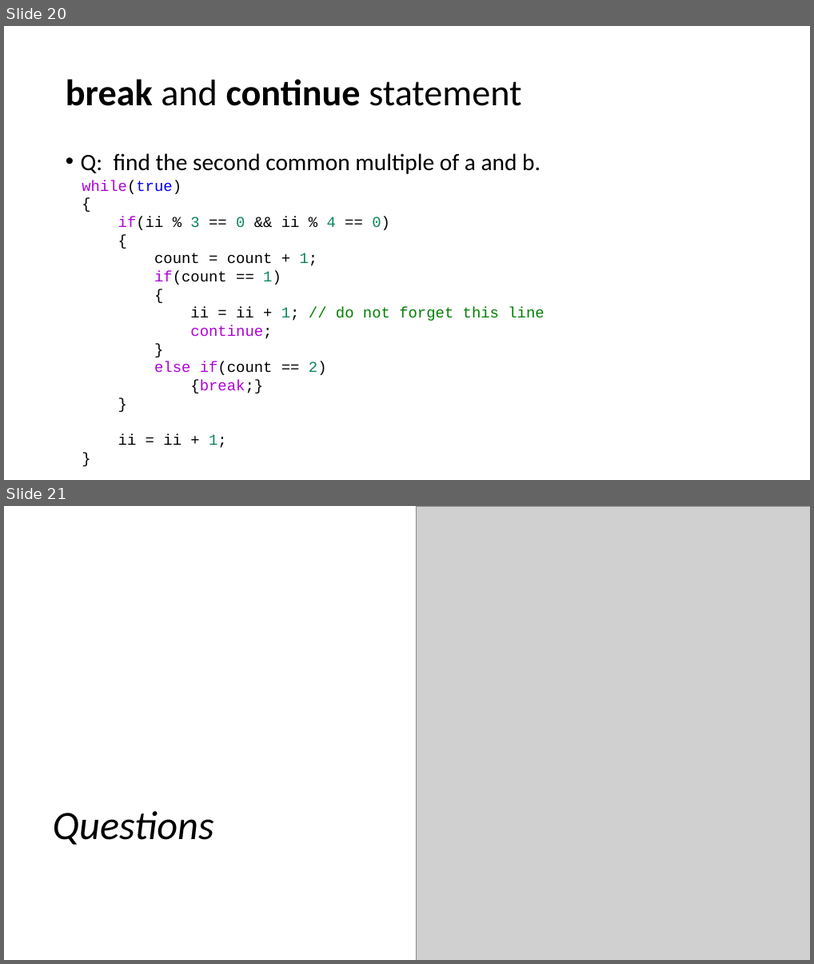
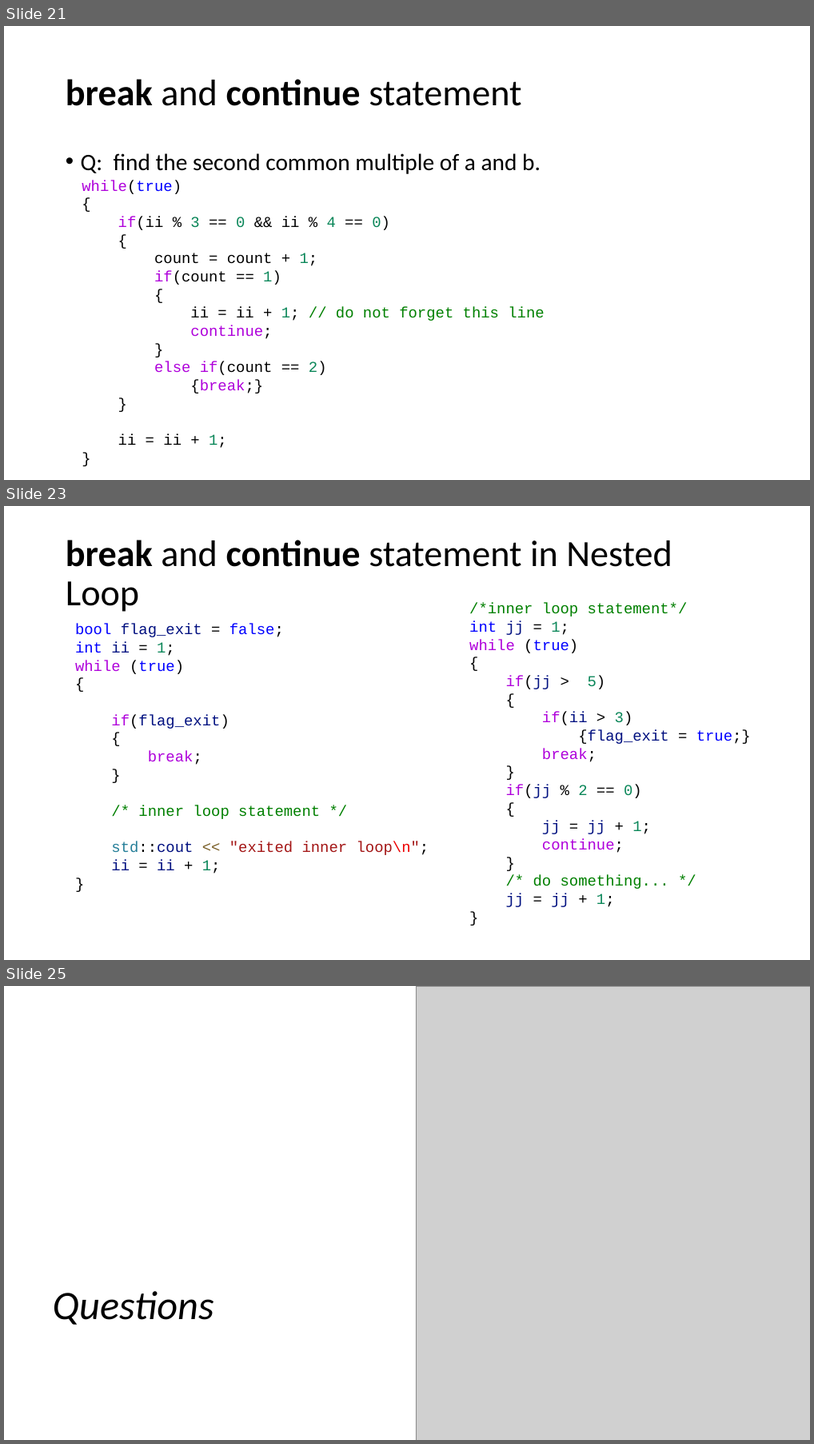
Before and after one commit to CNOCycle/cpp_tutorial, a slide deck: 06-loop/00-loop.pptx. Shown one above the other, each under a label of ours: slides 20 and 21 before the commit, slides 21, 23 and 25 after it; the slides between them are not shown. The pictures are 814x964 and 814x1444 pixels, drawn with LibreOffice and Linux fonts; fonts in the diff are those of the drawing; grey boxes stand for pictures. Boxes give left, top, right and bottom in pixels: in the first picture for what was removed or moved away, otherwise in the second. Text is boxed around its words. In the diff, an @@ line names an element or a change of style, - is before the commit and + after.

```diff
--- a/06-loop/00-loop.pptx
+++ b/06-loop/00-loop.pptx
@@ slide 23 added at (4,506,810,960), background #FFFFFF @@
@@ title added at (66,540,673,612), 44 pt, text #000000 @@
+break and continue statement in Nested Loop
@@ text added at (75,624,430,873), 18 pt, text #001080 @@
+bool flag_exit = false;
+int ii = 1;
+while (true)
+{
+if(flag_exit)
+{
+break;
+}
+/* inner loop statement */
+std::cout << "exited inner loop\n";
+ii = ii + 1;
+}
@@ text added at (470,603,751,907), 18 pt, text #008000 @@
+/*inner loop statement*/
+int jj = 1;
+while (true)
+{
+if(jj > 5)
+{
+if(ii > 3)
+{flag_exit = true;}
+break;
+}
+if(jj % 2 == 0)
+{
+jj = jj + 1;
+continue;
+}
+/* do something... */
+jj = jj + 1;
+}
@@ what was slide 20 is now slide 21 @@
@@ what was slide 21 is now slide 25 @@
```
Also in this commit, not shown: 3 slides changed, 3 other slides added, 5 other files.
